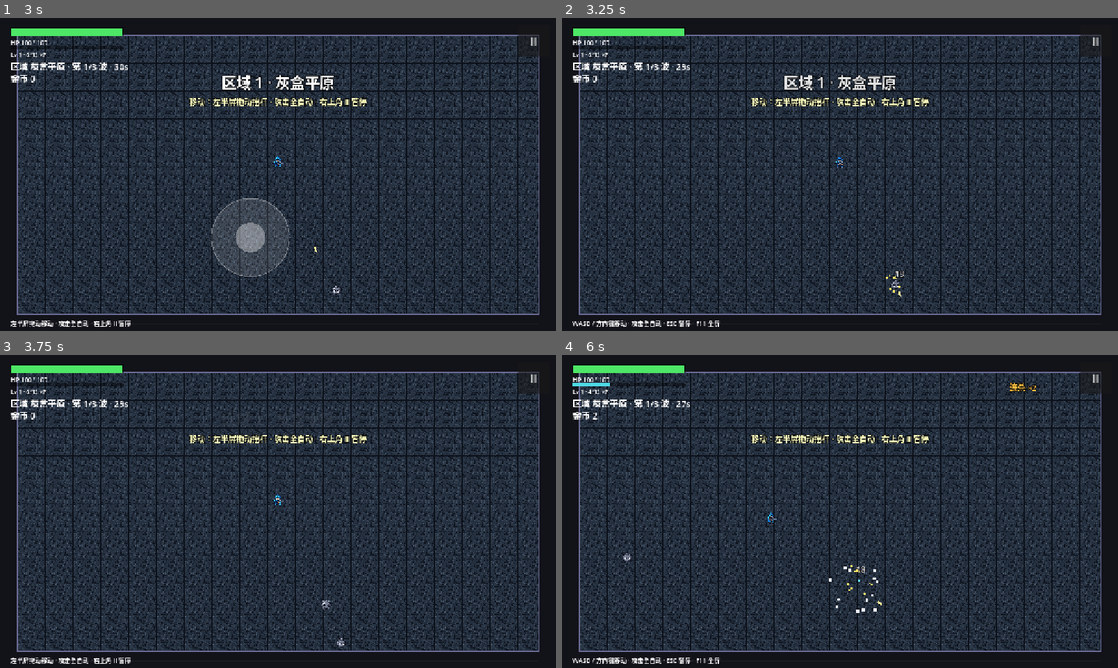
Above: before the commit, frames 1-4 (two rows, left to right).
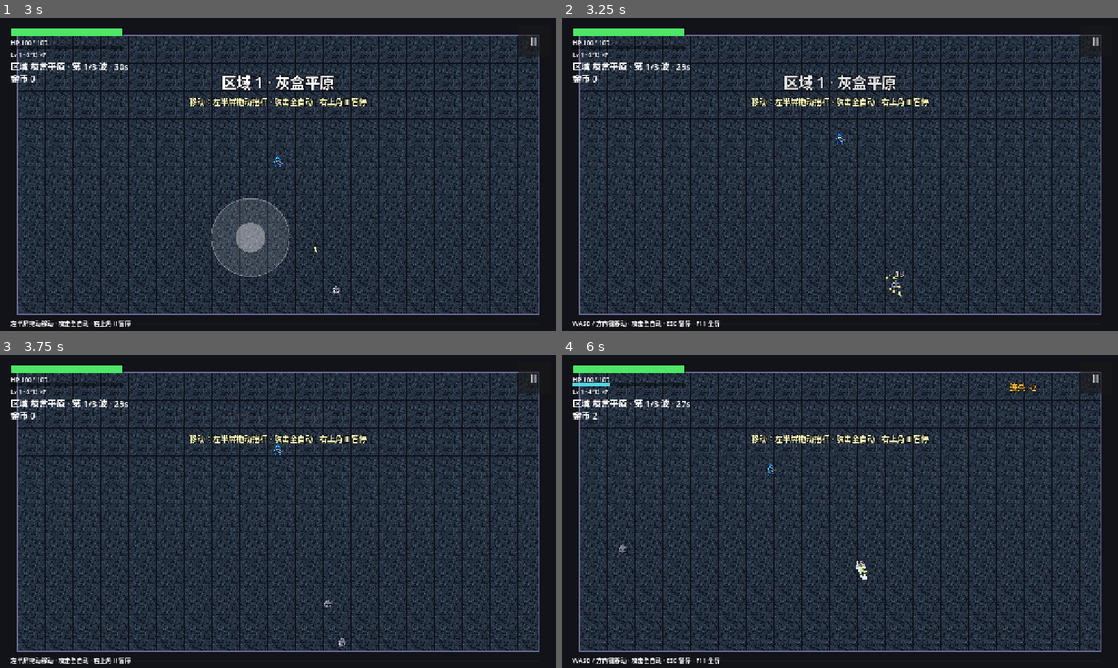
Above: after the commit, the same moments.

Repository: roy-reed/draft-arena
Game: Godot game, scene res://scenes/main.tscn
The game is run twice, just before and just after one commit, with the same random seed, the same clock (stepped at 60 frames per second) and the same inputs.
Inputs (mouse positions are in pixels of both pictures, inside the frame that each line leads up to):
- Up to frame 1 (3 s): click "开始（Space）" at 0.5 s; click "II" at 1.25 s; click "继续" at 2 s; tap Enter at 2.75 s; move the mouse to (250, 237) at 2.77 s; hold W (move_up) from 2.78 s (still down); hold 1 from 2.78 s (still down); click (250, 237) at 2.92 s
- Up to frame 2 (3.25 s): keep holding W (move_up); keep holding 1; tap Space at 3.02 s
- Up to frame 3 (3.75 s): release W (move_up) at 3.5 s; release 1 at 3.5 s; drag from (444, 558) to (250, 574) at 3.52 s
- Up to frame 4 (6 s): move the mouse to (673, 464) at 4.27 s; hold A (move_left) 4.28-5 s; hold 3 4.28-5 s; drag from (867, 511) to (673, 464) at 5.02 s; move the mouse to (756, 433) at 5.77 s; hold S (move_down) from 5.78 s (still down); tap Q at 5.85 s

Frame 1 is identical in both runs. In frame 2, less than 0.1% of the frame differs, in the area x 49-61%, y 36-86%; in frame 3, 0.1%; in frame 4, 4.4%, in the area x 3-97%, y 5-94%.

Commit message:
fix(mobile): 摇杆触摸直接写移动向量，去掉 InputMap 死区造成的跟手延迟
触摸事件内写入 TouchControls.move_vector，player 经 movement_dir() 读取；
桌面仍走 Input.get_vector。无多余平滑；摇杆重绘按位移阈值。

Diff:
--- a/scripts/player.gd
+++ b/scripts/player.gd
@@ -212,7 +212,7 @@
 func _physics_process(delta: float) -> void:
 	if not active or dead:
 		return
-	var dir := Input.get_vector("move_left", "move_right", "move_up", "move_down")
+	var dir := TouchControls.movement_dir()
 	var move_mult := 1.25 if swift_t > 0.0 else 1.0
 	position += dir * speed * move_mult * delta
 	position = position.clamp(arena.position + Vector2.ONE * radius, arena.end - Vector2.ONE * radius)
--- a/scripts/tests/touch_input_test.gd
+++ b/scripts/tests/touch_input_test.gd
@@ -1,5 +1,5 @@
 extends SceneTree
-# 手游版 M1：虚拟摇杆注入、触屏显示条件、选牌点按聚焦、返回键映射；并确认非触屏（桌面）行为不变。
+# 手游版 M1：虚拟摇杆直接写移动向量、触屏显示条件、选牌点按聚焦、返回键映射；并确认非触屏（桌面）行为不变。
 # 期望值均为独立写出的数值/表格，不调用被测函数计算期望。
 
 const TouchControlsS := preload("res://scripts/touch_controls.gd")
@@ -23,11 +23,12 @@
 
 func _run() -> void:
 	_test_stick_math()
-	_test_injection()
+	_test_direct_move()
 	_test_back_action()
 	await _test_touch_layer()
 	await _test_draft_cards()
 	TouchControlsS.force_touch = -1
+	TouchControlsS._clear_move()
 	if _failures.is_empty():
 		print("TOUCH_INPUT_OK")
 		quit(0)
@@ -45,21 +46,31 @@
 	_expect_vec(TouchControlsS.stick_vector(Vector2(10, 10), 0.0), Vector2.ZERO, "zero radius is safe")
 
 
-func _test_injection() -> void:
-	# InputMap 的 move_* deadzone = 0.2；get_vector 对长度 L 的输入输出 (L-0.2)/0.8 的长度
-	TouchControlsS.apply_vector(Vector2(0.6, -0.8))
-	_expect_vec(Input.get_vector("move_left", "move_right", "move_up", "move_down"), Vector2(0.6, -0.8), "full-tilt stick drives player vector")
-	_expect(Input.is_action_pressed("move_right") and Input.is_action_pressed("move_up"), "right+up pressed")
-	_expect(not Input.is_action_pressed("move_left") and not Input.is_action_pressed("move_down"), "opposite actions released")
-	TouchControlsS.apply_vector(Vector2(-0.3, 0.4))  # 长度 0.5 → 输出长度 0.375
-	_expect_vec(Input.get_vector("move_left", "move_right", "move_up", "move_down"), Vector2(-0.225, 0.3), "partial tilt rescaled by deadzone")
-	_expect(not Input.is_action_pressed("move_right") and not Input.is_action_pressed("move_up"), "direction flip releases old actions")
-	TouchControlsS.apply_vector(Vector2(0.1, 0.0))
-	_expect_vec(Input.get_vector("move_left", "move_right", "move_up", "move_down"), Vector2.ZERO, "inside deadzone -> no movement")
-	TouchControlsS.release_all()
-	_expect_vec(Input.get_vector("move_left", "move_right", "move_up", "move_down"), Vector2.ZERO, "release_all stops movement")
+func _test_direct_move() -> void:
+	# 直接向量：无 InputMap deadzone 重映射；小偏转也必须跟手（变异：若仍走 get_vector 会死区归零）
+	TouchControlsS.move_active = true
+	TouchControlsS.move_vector = Vector2(0.6, -0.8)
+	_expect_vec(TouchControlsS.movement_dir(), Vector2(0.6, -0.8), "full-tilt direct vector")
+	TouchControlsS.move_vector = Vector2(-0.3, 0.4)
+	_expect_vec(TouchControlsS.movement_dir(), Vector2(-0.3, 0.4), "partial tilt not remapped by deadzone")
+	TouchControlsS.move_vector = Vector2(0.1, 0.0)
+	_expect_vec(TouchControlsS.movement_dir(), Vector2(0.1, 0.0), "small deflection still moves (bypasses 0.2 deadzone)")
+	# 未激活时与桌面一致：走 Input.get_vector，且不污染 move_* 动作
+	TouchControlsS._clear_move()
+	_expect(not TouchControlsS.move_active, "clear deactivates direct move")
+	_expect_vec(TouchControlsS.movement_dir(), Vector2.ZERO, "inactive direct move falls through to empty Input")
 	for a in ["move_left", "move_right", "move_up", "move_down"]:
-		_expect(not Input.is_action_pressed(a), "%s released" % a)
+		_expect(not Input.is_action_pressed(a), "%s not injected" % a)
+	# 桌面键盘路径：模拟 action 后 movement_dir 必须等于 get_vector（变异：若总是返回 move_vector 会失败）
+	Input.action_press("move_right", 1.0)
+	_expect_vec(TouchControlsS.movement_dir(), Input.get_vector("move_left", "move_right", "move_up", "move_down"), "desktop path matches get_vector")
+	_expect_vec(TouchControlsS.movement_dir(), Vector2(1, 0), "keyboard right via movement_dir")
+	# 摇杆优先：激活直接向量时忽略 InputMap（变异：若先读 Input 会得到 (1,0)）
+	TouchControlsS.move_active = true
+	TouchControlsS.move_vector = Vector2(0, -1)
+	_expect_vec(TouchControlsS.movement_dir(), Vector2(0, -1), "direct stick overrides InputMap")
+	TouchControlsS._clear_move()
+	Input.action_release("move_right")
 
 
 func _test_back_action() -> void:
@@ -79,6 +90,7 @@
 	root.add_child(fake)
 	# 桌面（非触屏）：默认不显示，暂停按钮隐藏
 	TouchControlsS.force_touch = -1
+	TouchControlsS._clear_move()
 	var desktop: TouchControls = TouchControlsS.new()
 	desktop.main = fake
 	root.add_child(desktop)
@@ -97,14 +109,23 @@
 	drag.index = 0
 	drag.position = Vector2(290, 400)  # 向右满偏
 	desktop._input(drag)
-	_expect_vec(Input.get_vector("move_left", "move_right", "move_up", "move_down"), Vector2(1, 0), "drag injects full right")
+	_expect(TouchControlsS.move_active, "drag activates direct move")
+	_expect_vec(TouchControlsS.movement_dir(), Vector2(1, 0), "drag writes full right directly")
+	_expect(not Input.is_action_pressed("move_right"), "drag does not inject InputMap")
+	# 小偏转跟手：9px / 90 = 0.1，若仍走 InputMap deadzone 0.2 会得到 ZERO
+	var micro := InputEventScreenDrag.new()
+	micro.index = 0
+	micro.position = Vector2(209, 400)
+	desktop._input(micro)
+	_expect_vec(TouchControlsS.movement_dir(), Vector2(0.1, 0), "micro drag follows without deadzone lag")
 	var up := InputEventScreenTouch.new()
 	up.index = 0
 	up.pressed = false
-	up.position = drag.position
+	up.position = micro.position
 	desktop._input(up)
 	_expect(not desktop.is_stick_active(), "lift ends stick")
-	_expect_vec(Input.get_vector("move_left", "move_right", "move_up", "move_down"), Vector2.ZERO, "lift releases movement")
+	_expect(not TouchControlsS.move_active, "lift clears direct move")
+	_expect_vec(TouchControlsS.movement_dir(), Vector2.ZERO, "lift stops movement")
 	# 右半屏触摸不启动摇杆
 	var right := InputEventScreenTouch.new()
 	right.index = 1
@@ -121,13 +142,14 @@
 	fake.state = "wave"
 	await process_frame
 	_expect(desktop.pause_button.visible, "pause button visible in wave on touch")
-	# 摇杆进行中暂停：必须释放已注入的动作，避免恢复后角色自己走
+	# 摇杆进行中暂停：必须清掉直接向量，避免恢复后角色自己走
 	desktop._input(ev)
 	desktop._input(drag)
 	fake.paused = true
 	await process_frame
 	_expect(not desktop.is_stick_active(), "pausing ends stick")
-	_expect(not Input.is_action_pressed("move_right"), "pausing releases injected action")
+	_expect(not TouchControlsS.move_active, "pausing clears direct move")
+	_expect_vec(TouchControlsS.movement_dir(), Vector2.ZERO, "pausing stops movement")
 	fake.paused = false
 	desktop.pause_button.pressed.emit()
 	_expect(fake.pause_requests == 1, "pause button requests pause")
--- a/scripts/touch_controls.gd
+++ b/scripts/touch_controls.gd
@@ -1,7 +1,8 @@
 extends CanvasLayer
 class_name TouchControls
 # 触屏操作层（手游版 M1）：浮动虚拟摇杆 + 暂停按钮。
-# - 摇杆把输入注入现有的 move_left/right/up/down 动作，player.gd 的 Input.get_vector 无需改动。
+# - 摇杆在触摸事件里直接写入 move_vector，player 经 movement_dir() 读取，不经 InputMap，
+#   避免 deadzone 重映射造成的跟手延迟；桌面端 move_active=false，仍走原 Input.get_vector。
 # - 仅在触屏设备上显示：移动端导出（OS feature "mobile"）启动即启用；桌面端只有真的收到
 #   InputEventScreenTouch 才启用，因此没有触屏的桌面行为与原来完全一致。
 
@@ -14,8 +15,13 @@
 const STICK_ZONE_X := 0.5         # 左半屏按下才启动摇杆
 const PAUSE_BTN_SIZE := Vector2(72, 72)
 const GAMEPLAY_STATES := ["inter", "wave"]  # 允许摇杆与暂停按钮的状态
+# 摇杆视觉位置变化超过该平方距离才 queue_redraw（约 0.5px），避免无意义重绘
+const REDRAW_EPS2 := 0.25
 
 static var force_touch := -1  # 测试用：-1 自动，0 强制关，1 强制开
+# 触摸直接写入的移动向量；move_active 时 movement_dir() 优先返回它，绕过 InputMap
+static var move_active := false
+static var move_vector := Vector2.ZERO
 
 var main: Node = null             # 需提供 state、paused 与 request_pause()
 var touch_enabled := false
@@ -23,8 +29,9 @@
 var _stick_index := -1
 var _stick_origin := Vector2.ZERO
 var _stick_pos := Vector2.ZERO
-var _injected := false
 var _stick_draw: Node2D
+var _draw_dirty := false
+var _last_knob := Vector2(INF, INF)
 var safe_root: Control
 var last_input_touch := false
 
@@ -35,7 +42,7 @@
 	return OS.has_feature("mobile")
 
 
-# 纯函数：触点相对摇杆中心的偏移 → 归一化摇杆向量（长度 ≤ 1）。死区交给 InputMap 的 deadzone 处理。
+# 纯函数：触点相对摇杆中心的偏移 → 归一化摇杆向量（长度 ≤ 1）。无 InputMap deadzone。
 static func stick_vector(offset: Vector2, radius: float) -> Vector2:
 	if radius <= 0.0:
 		return Vector2.ZERO
@@ -43,27 +50,16 @@
 	return v.limit_length(1.0)
 
 
-# 把摇杆向量写入 move_* 动作强度；零向量释放全部动作。
-static func apply_vector(v: Vector2) -> void:
-	_set_axis("move_left", "move_right", v.x)
-	_set_axis("move_up", "move_down", v.y)
-
-
-static func release_all() -> void:
-	for a in ACTIONS:
-		Input.action_release(a)
-
-
-static func _set_axis(neg: String, pos: String, value: float) -> void:
-	if value > 0.0:
-		Input.action_release(neg)
-		Input.action_press(pos, value)
-	elif value < 0.0:
-		Input.action_release(pos)
-		Input.action_press(neg, -value)
-	else:
-		Input.action_release(neg)
-		Input.action_release(pos)
+# 玩家移动读取入口：触屏摇杆激活时用直接向量，否则与桌面一致走 Input.get_vector。
+static func movement_dir() -> Vector2:
+	if move_active:
+		return move_vector
+	return Input.get_vector("move_left", "move_right", "move_up", "move_down")
+
+
+static func _clear_move() -> void:
+	move_active = false
+	move_vector = Vector2.ZERO
 
 
 func _ready() -> void:
@@ -124,6 +120,9 @@
 
 func _process(_delta: float) -> void:
 	_refresh()
+	if _draw_dirty:
+		_draw_dirty = false
+		_stick_draw.queue_redraw()
 
 
 func _refresh() -> void:
@@ -171,18 +170,21 @@
 	if not gameplay_active():
 		_end_stick()
 		return
-	apply_vector(stick_vector(_stick_pos - _stick_origin, STICK_RADIUS))
-	_injected = true
-	_stick_draw.queue_redraw()
+	# 触摸事件内直接写向量，保证早于同帧 _physics_process 的玩家读取
+	move_vector = stick_vector(_stick_pos - _stick_origin, STICK_RADIUS)
+	move_active = true
+	var knob := _stick_origin + move_vector * STICK_RADIUS
+	if knob.distance_squared_to(_last_knob) > REDRAW_EPS2:
+		_last_knob = knob
+		_draw_dirty = true
 
 
 func _end_stick() -> void:
 	_stick_index = -1
-	if _injected:
-		release_all()
-		_injected = false
+	_clear_move()
+	_last_knob = Vector2(INF, INF)
 	if _stick_draw != null:
-		_stick_draw.queue_redraw()
+		_draw_dirty = true
 
 
 func is_stick_active() -> bool:
@@ -201,3 +203,8 @@
 func _on_pause_pressed() -> void:
 	if main != null and main.has_method("request_pause"):
 		main.request_pause()
+
+
+func _exit_tree() -> void:
+	if move_active:
+		_clear_move()
